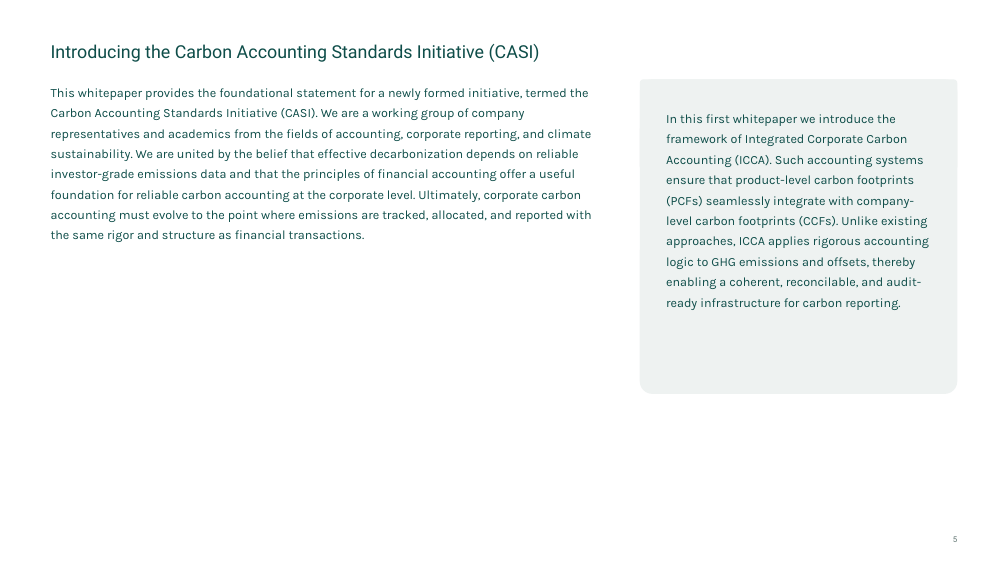
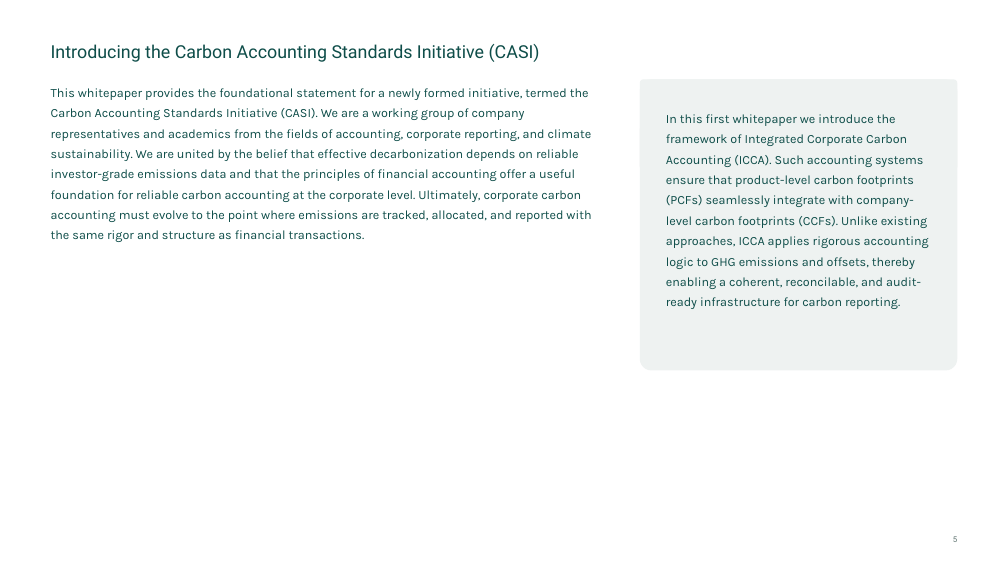
Before and after one commit to seraphinernst4/casi-ci, a slide deck: slide 5 of vorlagen/CASI-Folien-Beispiel.pptx. Drawn at 1008x567 pixels with LibreOffice and Linux fonts; fonts in the diff are those of the drawing; background and template pictures are left out. Boxes give left, top, right and bottom in pixels: in the first picture for what was removed or moved away, otherwise in the second. Text is boxed around its words. In the diff, an @@ line names an element or a change of style, - is before the commit and + after.

```diff
--- a/vorlagen/CASI-Folien-Beispiel.pptx
+++ b/vorlagen/CASI-Folien-Beispiel.pptx
@@ text "In this first whitepaper we ...": place and size @@
-text "In this first whitepaper we ..." at box(640, 79, 957, 394)
+text "In this first whitepaper we ..." at box(640, 79, 957, 371)
```
Also in this commit, not shown: 1 other slide changed, 5 other files.
